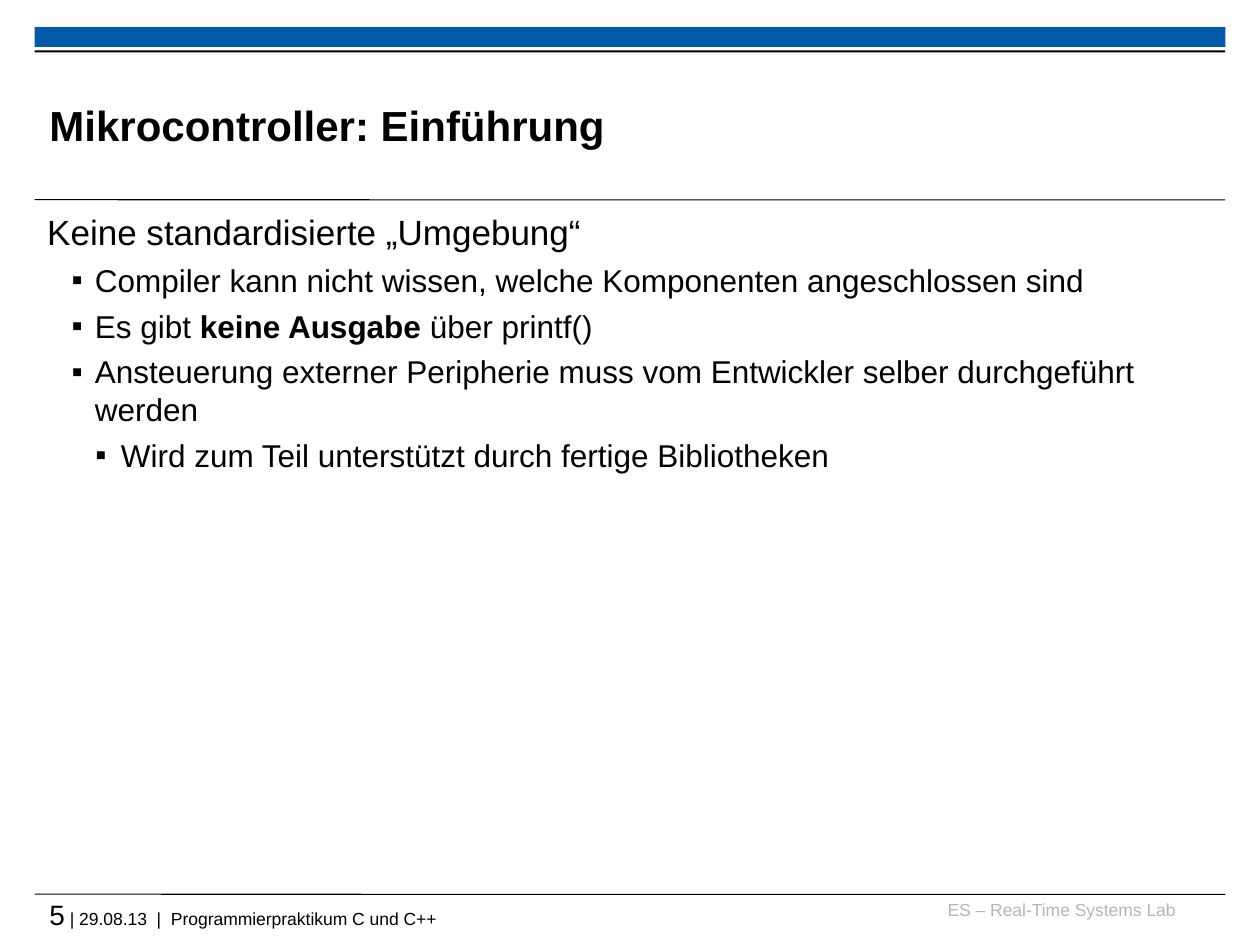
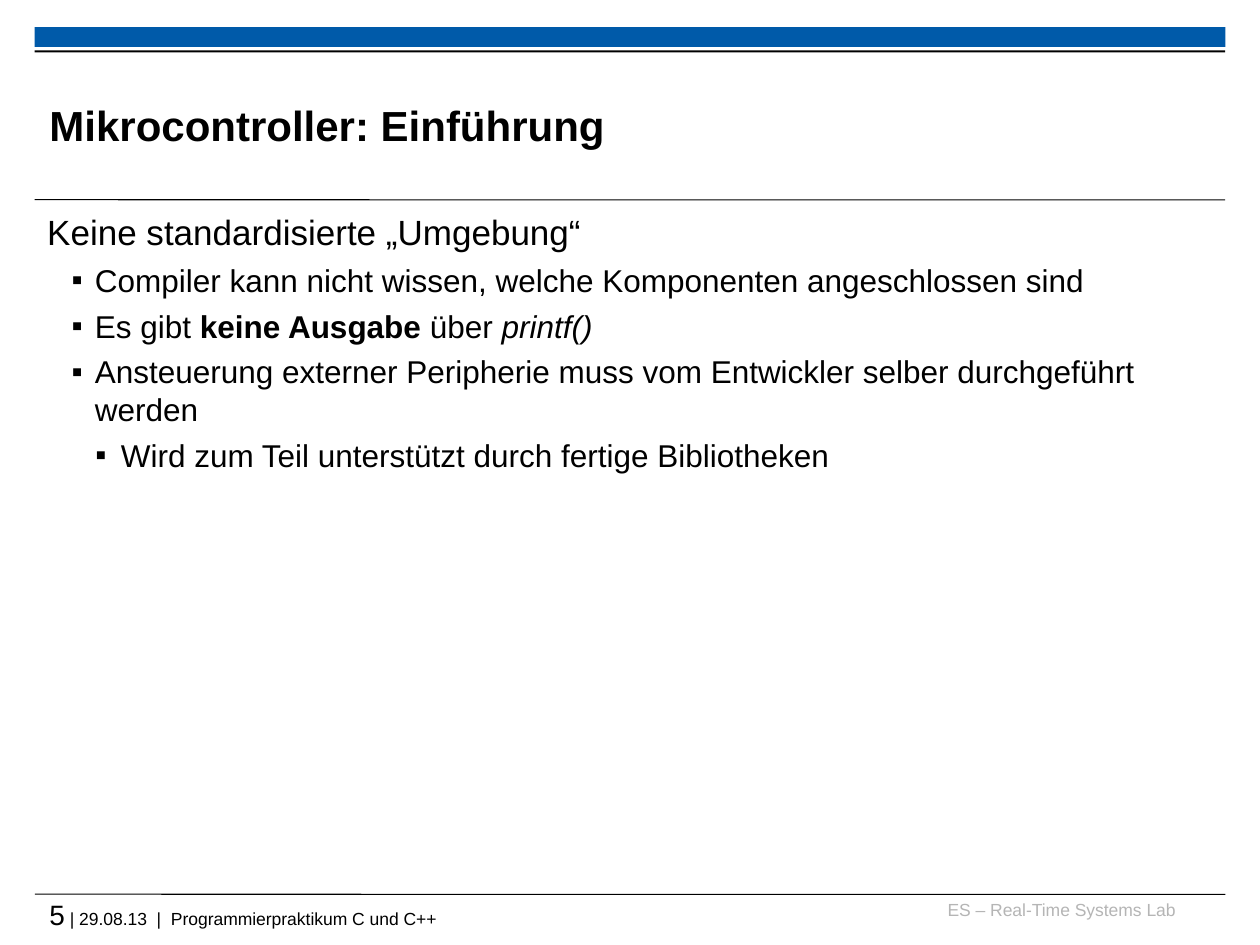
Before and after one commit to h82k/tud-cppp, a slide deck: slide 5 of Vorlesung/5 Embedded Systems.pptx. Drawn at 1260x945 pixels with LibreOffice and Linux fonts; fonts in the diff are those of the drawing; background and template pictures are left out. Boxes give left, top, right and bottom in pixels: in the first picture for what was removed or moved away, otherwise in the second. Text is boxed around its words. In the diff, an @@ line names an element or a change of style, - is before the commit and + after.

```diff
--- a/Vorlesung/5 Embedded Systems.pptx
+++ b/Vorlesung/5 Embedded Systems.pptx
@@ text at [95,315,593,344]: italic on in "printf()" @@
```
Also in this commit, not shown: 5 other slides changed, 5 other files.
